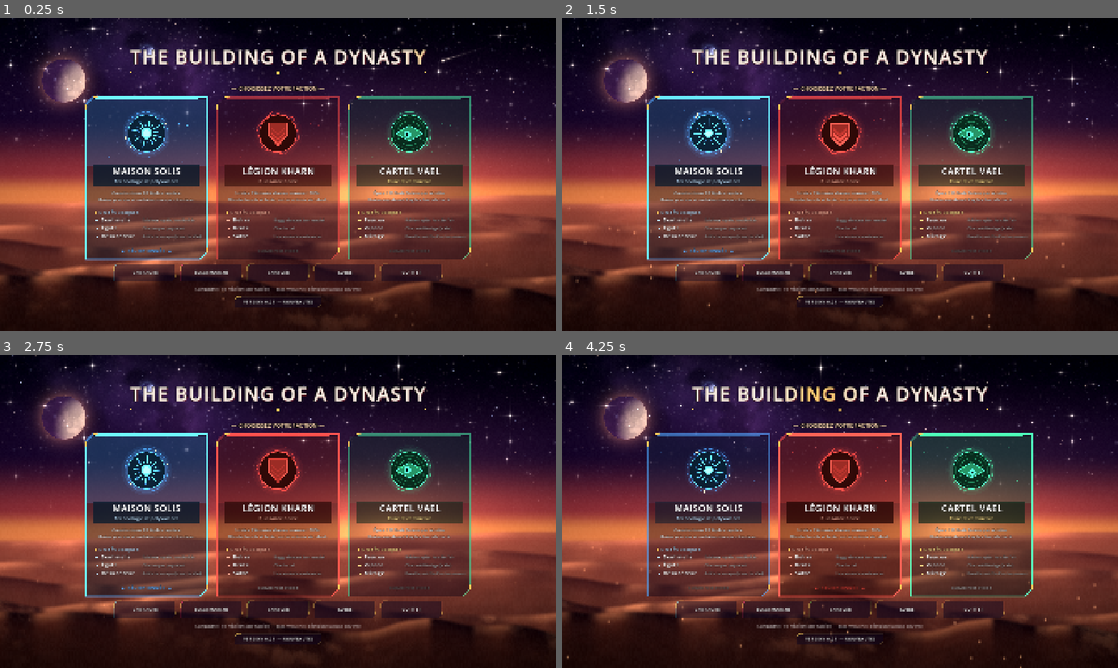
Above: before the commit, frames 1-4 (two rows, left to right).
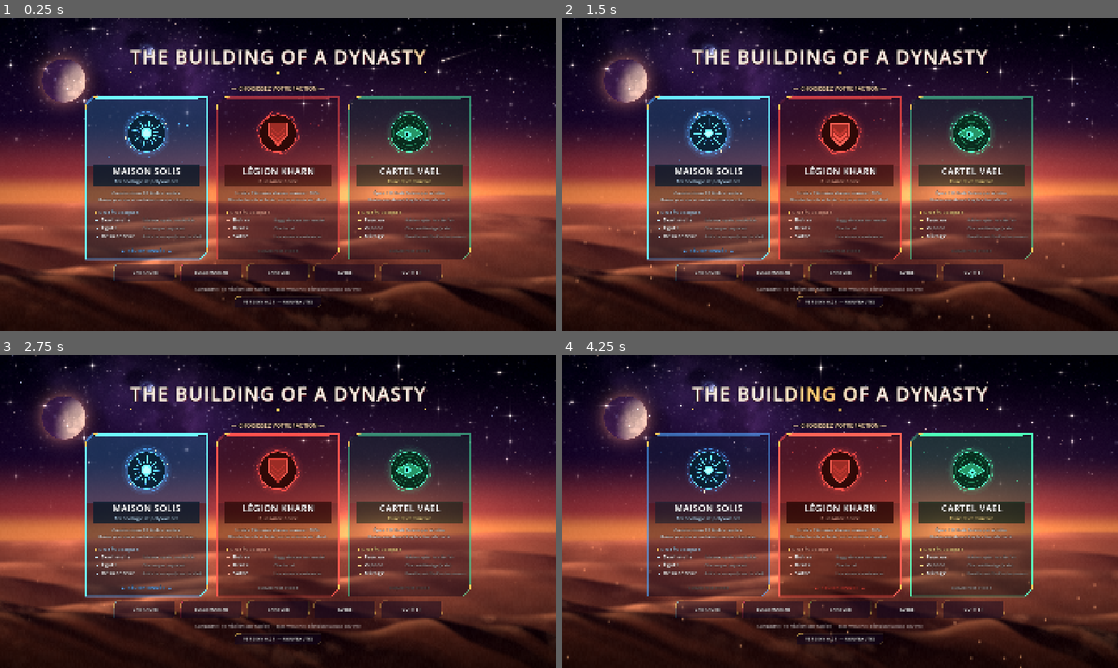
Above: after the commit, the same moments.

Repository: Nydaunvan/dune2-remake
Game: Godot game, scene res://menu.tscn
Two runs of this game, one before a commit and one after it. Both use one fixed random seed, a clock stepped at 60 frames per second and the inputs below.
Inputs (mouse positions are in pixels of both pictures, inside the frame that each line leads up to):
- Up to frame 1 (0.25 s): no input
- Up to frame 2 (1.5 s): tap Enter at 0.5 s; drag from (840, 174) to (895, 105) at 0.52 s; drag from (728, 190) to (812, 237) at 1.27 s
- Up to frame 3 (2.75 s): move the mouse to (333, 442) at 2.02 s; hold Right (ui_right) from 2.03 s (still down); tap U at 2.1 s
- Up to frame 4 (4.25 s): release Right (ui_right) at 2.75 s; drag from (812, 574) to (673, 464) at 2.77 s; move the mouse to (1006, 558) at 3.52 s; hold Left (ui_left) from 3.53 s (still down); hold Shift from 3.53 s (still down)

The runs differ from the first frame. In frame 1, 2.5% of the frame differs, in the area x 0-98%, y 67-96%; in frame 2, 2.5%; in frame 3, 2.4%; in frame 4, 2.5%.

Commit message:
Fond du menu : ombrage des dunes continu, sans traits verticaux
Co-Authored-By: Claude Sonnet 5.5 <noreply@anthropic.com>
Claude-Session: https://claude.ai/code/session_016J9VLX1JshULsfbSsqHF5q

Diff:
--- a/shaders/menu_bg.gdshader
+++ b/shaders/menu_bg.gdshader
@@ -171,15 +171,18 @@
 		float base = horizon + 0.035 + depth * 0.40 - 0.02 * fi;
 		float amp = 0.035 + 0.075 * depth;
 		float ridge = base - amp * dune(x, fi * 5.0);
-		float e = 0.012;
-		float slope = (dune(x + e, fi * 5.0) - dune(x - e, fi * 5.0)) / (2.0 * e) * amp * (1.6 + depth * 1.8) * ar;
+		float sc = (1.6 + depth * 1.8) * ar;
 		float aa = SCREEN_PIXEL_SIZE.y * 1.6;
 		if (uv.y > ridge - aa) {
 			// éclairage : côté tourné vers le soleil (à droite) éclairé
 			float below = uv.y - ridge;
-			// seule la zone proche de la crête montre le relief ; plus bas, un dégradé doux
-			float slope_lit = smoothstep(0.0, 1.0, clamp(0.5 + slope * 3.2, 0.0, 1.0));
-			float lit = mix(0.55, slope_lit, exp(-below * (30.0 - 10.0 * depth)));
+			// pente lue en biais (l'ombre de la dune glisse le long de sa face, jamais de bande verticale)
+			// et sur un large pas, pour un dégradé continu d'un bout à l'autre de la dune
+			float xs = x - below * sc * 1.4;
+			float e = 0.06;
+			float slope = (dune(xs + e, fi * 5.0) - dune(xs - e, fi * 5.0)) / (2.0 * e) * amp * sc;
+			float slope_lit = smoothstep(0.0, 1.0, clamp(0.5 + slope * 2.0, 0.0, 1.0));
+			float lit = mix(0.55, slope_lit, exp(-below * (12.0 - 4.0 * depth)));
 			vec3 shade_c = mix(vec3(0.24, 0.07, 0.13), vec3(0.10, 0.035, 0.08), depth);
 			vec3 lit_c = mix(vec3(0.98, 0.54, 0.36), vec3(0.62, 0.27, 0.20), depth);
 			vec3 sand = mix(shade_c, lit_c, lit);
